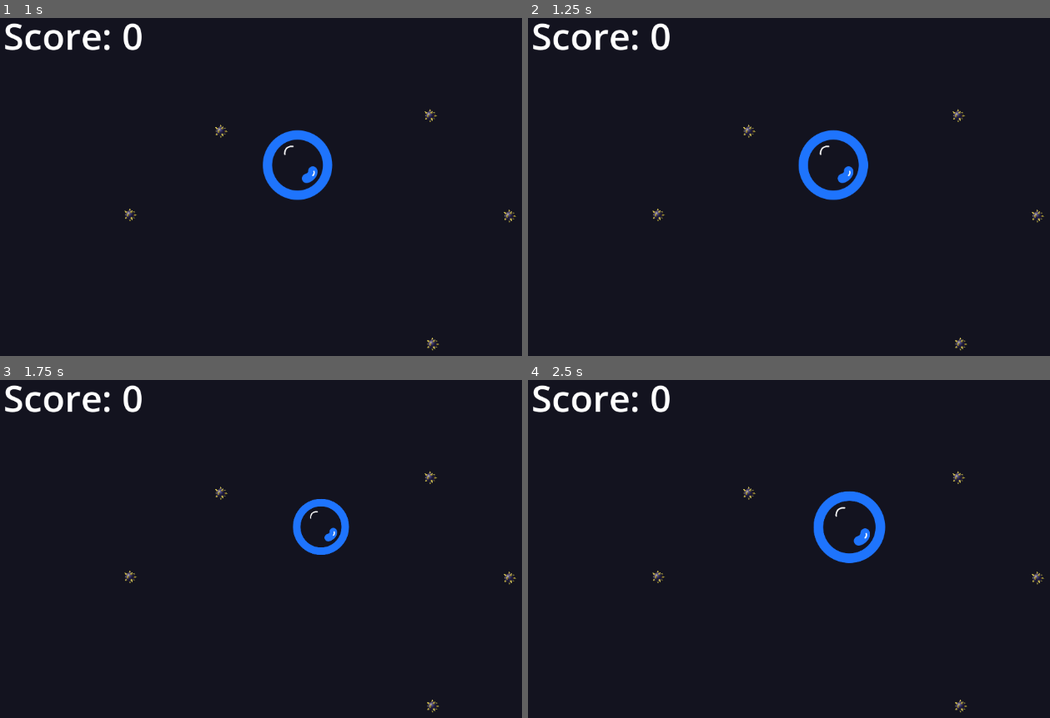
Above: before the commit, frames 1-4 (two rows, left to right).
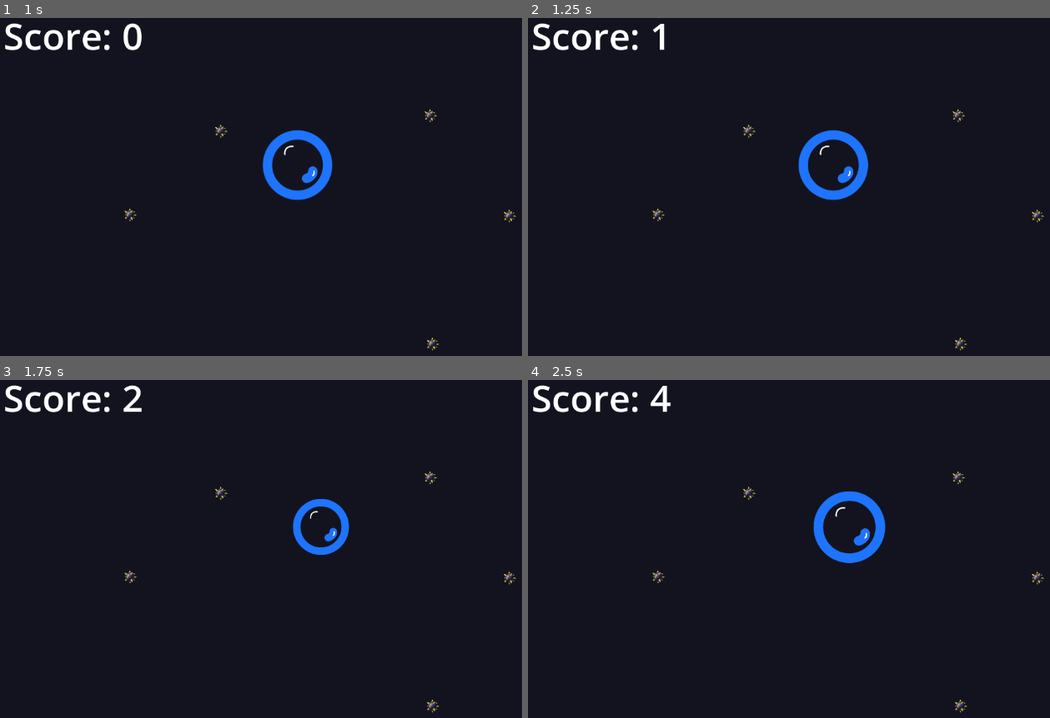
Above: after the commit, the same moments.

Repository: AlinaWithAFace/ggj-2025
Game: Godot game, scene res://root.tscn
Same seed, same stepped clock (60 frames per second), same inputs: the game is played once before the commit and once after it.
Inputs:
- Up to frame 1 (1 s): click "START" at 0.5 s
- Up to frame 2 (1.25 s): no input
- Up to frame 3 (1.75 s): tap Down (deflate_bubble) at 1.35 s
- Up to frame 4 (2.5 s): tap Up (inflate_bubble) at 2.1 s

Frame 1 is identical in both runs. In frame 2, 0.2% of the frame differs, in the area x 23-28%, y 1-10%; in frame 3, 0.1%; in frame 4, 0.2%.

Commit message:
square scaling on score

Diff:
--- a/Root.gd
+++ b/Root.gd
@@ -10,7 +10,7 @@
 @export var bubble: Bubble = null
 @export var start_button: TextureButton = null
 @export var score_label: Label = null
-
+@export var speed_scale: float = 5
 var started = false
 
 
@@ -30,7 +30,10 @@
 func _process(delta: float) -> void:
 	if(started):
 		var spriteY = 1000 - distance;
-		speed = bubble.size * bubble.size;
+		var sz = bubble.size;
+		sz +=1
+
+		speed = sz * sz;
 		distance += speed * delta
 
 		var pos = backdrop.region_rect.position;
